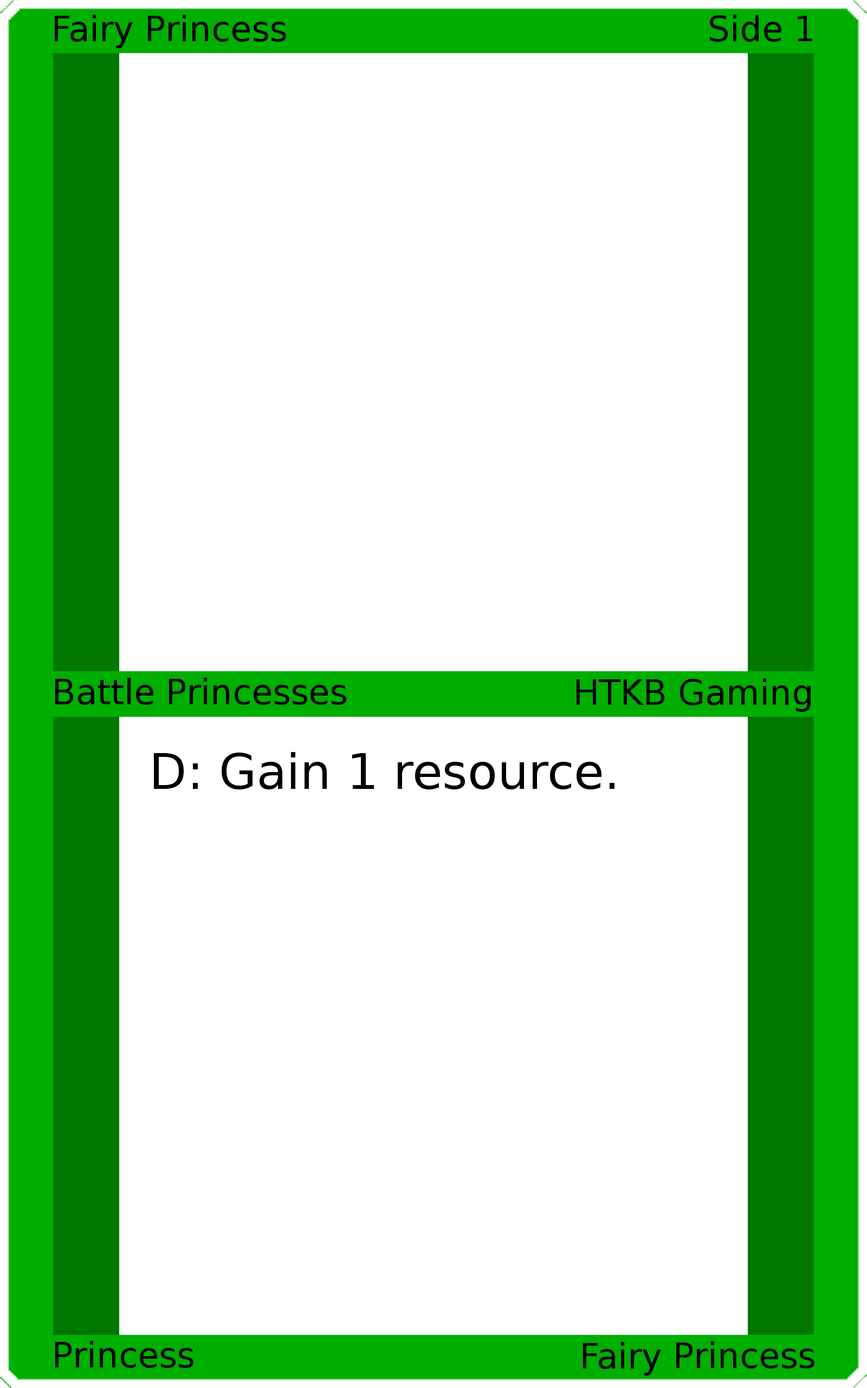
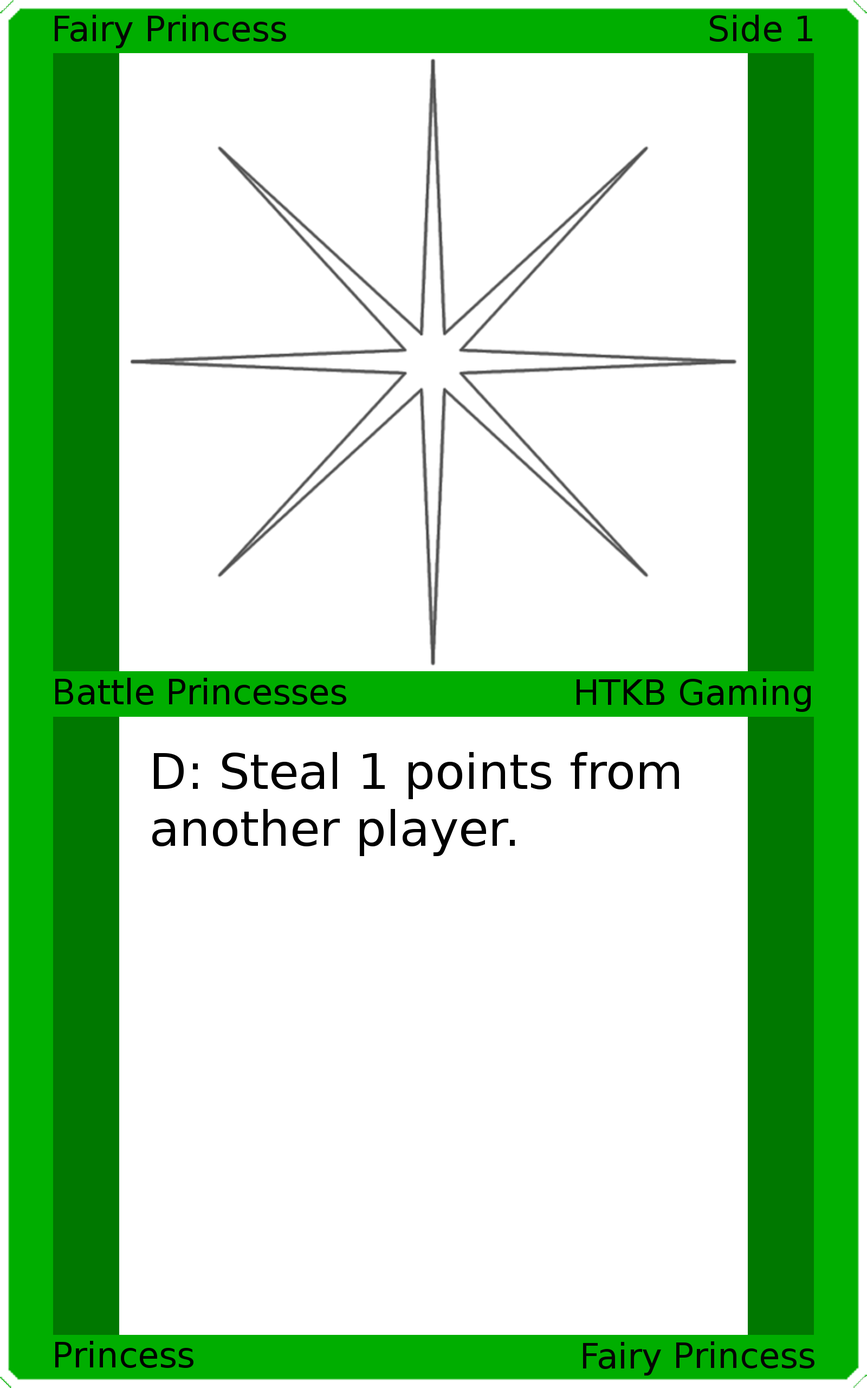
Layers edited between the first and the second 867 x 1388 image:
painted on "Card Text" over [152, 751, 680, 856]
added layer "Art" above "Top Background" over [129, 57, 738, 666]
